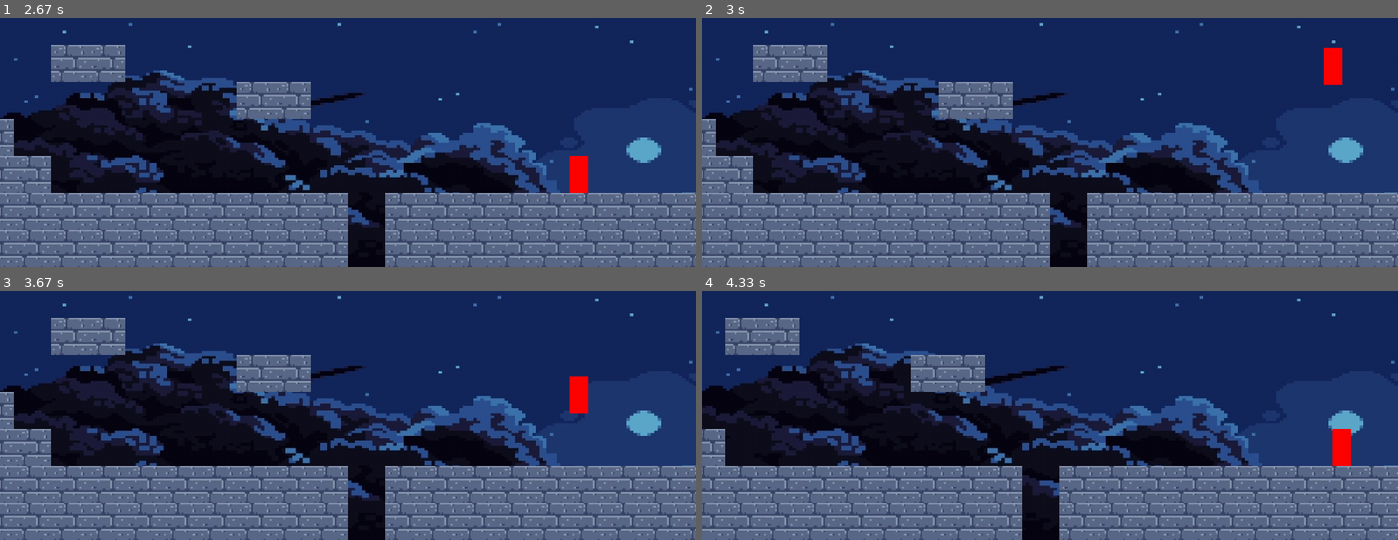
Above: before the commit, frames 1-4 (two rows, left to right).
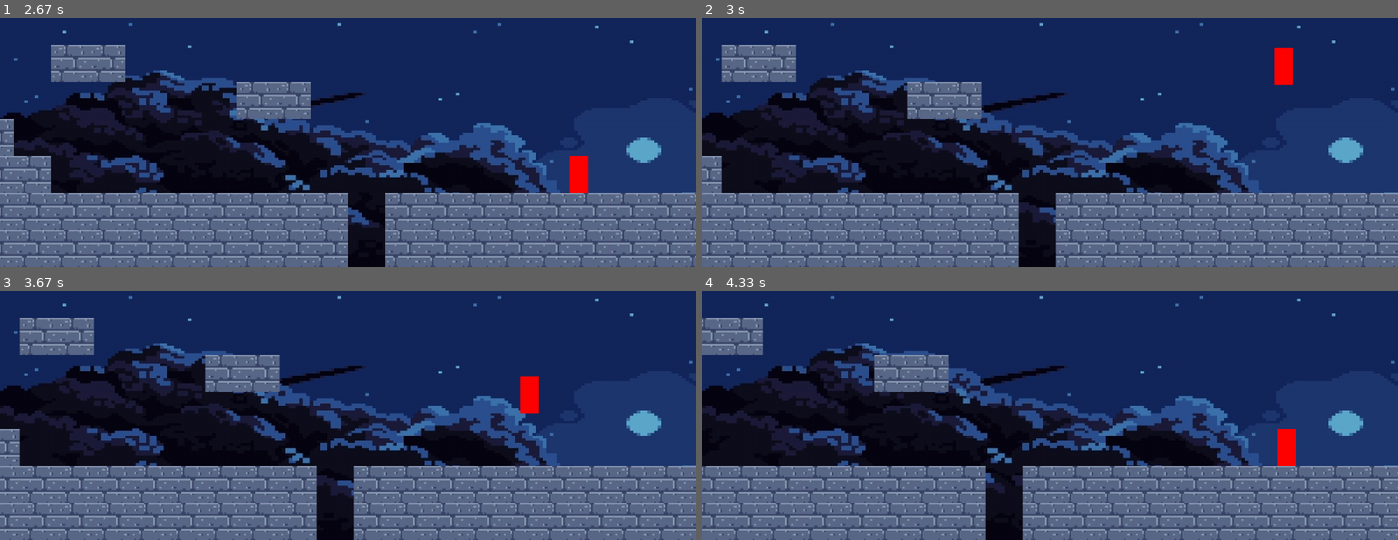
Above: after the commit, the same moments.

Repository: itsjames212/pygame-platformer
Game: pygame game, started from platformer.py
Same seed, same stepped clock (60 frames per second), same inputs: the game is played once before the commit and once after it.
Inputs:
- Up to frame 1 (2.67 s): hold D 0.33-0.8 s; hold D 0.83-1.3 s; tap Space at 0.9, 1.2, 1.4, 1.7, 1.97, 2.27, 2.4 s; hold A 1.33-1.87 s; hold A 1.9-2.3 s; hold D from 2.33 s (still down)
- Up to frame 2 (3 s): tap Space at 2.7 s; release D at 2.97 s
- Up to frame 3 (3.67 s): hold A 3-3.47 s; tap Space at 3.07, 3.37, 3.57 s; hold D from 3.5 s (still down)
- Up to frame 4 (4.33 s): tap Space at 3.87, 4.07 s; release D at 3.97 s; hold D from 4 s (still down)

Frame 1 is identical in both runs. In frame 2, 13% of the frame differs, in the area x 0-100%, y 10-100%; in frame 3, 13%; in frame 4, 8.4%.

Commit message:
removed the player y direction and changed scroll

Diff:
--- a/level.py
+++ b/level.py
@@ -67,12 +67,11 @@
         player = self.player.sprite
         player_x = player.rect.centerx
         player_x_direction = player.direction.x
-        player_y_direction = player.direction.y
 
-        if player_x > 1100 and player_x_direction > 0:
+        if player_x > 1000 and player_x_direction > 0:
             player.speed = 0
             self.world_shift = -3
-        elif player_x < 100 and player_x_direction < 0:
+        elif player_x < 200 and player_x_direction < 0:
             player.speed = 0
             self.world_shift = 3
         else:
